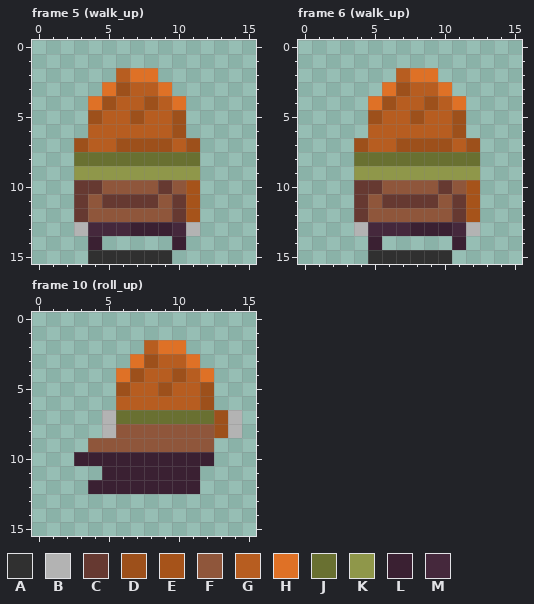
Two versions of one pixel-art file, code/Entities/Player/Art/player.aseprite. Above: the version before the commit.
16x16 pixels, 12 frames. Colours within 5 levels of each other are drawn and written as one. Shown: frame 5 (walk_up), frame 6 (walk_up), frame 10 (roll_up). The commit also changed other frames, which this record leaves out.
Palette (. is transparent): A #303030  B #b3b3b3  C #663931  D #9d501b  E #a6531a  F #8f563b  G #b75d20  H #df7126  J #697031  K #8f974a  L #3a2032  M #45283c
Pixels before, frame 5 (walk_up), first column x 3:
 2 ...GHH...
 3 ..HDGGH..
 4 .HDGGDGH.
 5 .DGGDGGD.
 6 .GGGGGGD.
 7 DGGDDDDGD
 8 JJJJJJJJJ
 9 KKKKKKKKK
10 CCFFFFCFE
11 CFCCCCFCE
12 CFFFFFFCE
13 BMMMLLLMB
14 .L.....L.
15 .AAAAAA..
Pixels before, frame 6 (walk_up), first column x 4:
 2 ...GHH...
 3 ..HDGGH..
 4 .HDGGDGH.
 5 .DGGDGGD.
 6 .GGGGGGD.
 7 DGGDDDDGD
 8 JJJJJJJJJ
 9 KKKKKKKKK
10 CCFFFFCFE
11 CFCCCCFCE
12 CFFFFFFCE
13 BMMMLLLMB
14 .L.....L.
15 .AAAAAA..
Pixels before, frame 10 (roll_up), first column x 3:
 2 .....GHH....
 3 ....HDGGH...
 4 ...HDGGDGH..
 5 ...DGGDGGD..
 6 ...GGGGGGD..
 7 ..BJJJJJJJDB
 8 ..BFFFFFFFDB
 9 .FFFFFFFFF..
10 LLLLLLLLLL..
11 ..LLLLLLL...
12 .LLLLLLLL...
And afterwards:
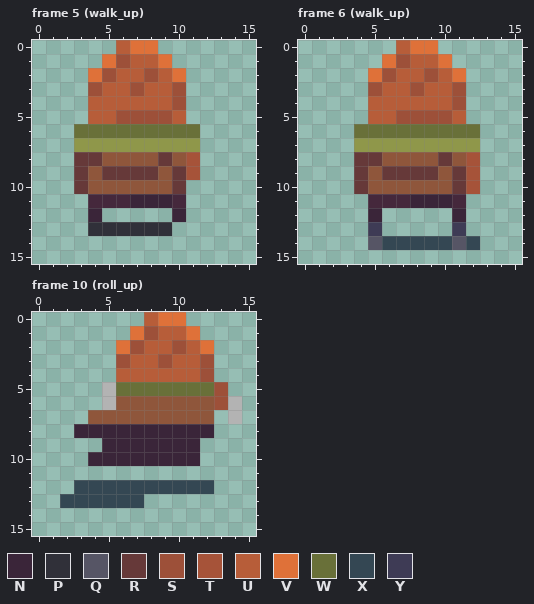
Colours new in this view: N #3a2539  P #303039  Q #565565  R #663939  S #9d5039  T #a65339  U #b75d39  V #df7139  W #697039  X #344753  Y #3e3b55
Commit message: Updated player art and started working on proto tilemap
The edit:
Changed rows in their new state; - is an unchanged pixel.
Frame 5 (walk_up):
first column x 3:
 0 ---UVV---
 1 --VSUUV--
 2 -VSUUSUV-
 3 -SUUSUUS-
 4 -UUUUUUS-
 5 -UUSSSSU-
 6 WWWWWWWWW
 7 KKKKKKKKK
 8 RRFFFFRFT
 9 RFRRRRFRT
10 RF----FR.
11 .MMMNNNM.
12 .N.....N.
13 .PPPPPP..
14 -.-----.-
15 -......--
Frame 6 (walk_up):
first column x 4:
 0 ---UVV---
 1 --VSUUV--
 2 -VSUUSUV-
 3 -SUUSUUS-
 4 -UUUUUUS-
 5 -UUSSSSU-
 6 WWWWWWWWW
 7 KKKKKKKKK
 8 RRFFFFRFT
 9 RFRRRRFRT
10 RF----FRT
11 .MMMNNNM.
12 .N.....N.
13 .Y.....Y.
14 -QXXXXXQX
15 -......--
Frame 10 (roll_up):
first column x 2:
 0 ------UVV----
 1 -----VSUUV---
 2 ----VSUUSUV--
 3 ----SUUSUUS--
 4 ----UUUUUUS--
 5 ---BWWWWWWWS-
 6 ---BFFFFFFFSB
 7 --FFFFFFFFF.-
 8 -NNNNNNNNNN..
 9 --.NNNNNNN.--
10 -.NNNNNNNN.--
11 ---.......---
12 -XXXXXXXXXX--
13 XXXXXX-------
Changed places in both pictures, as pixel boxes (x1, y1, x2, y2):
changed: (74, 40, 200, 264)
changed: (354, 40, 480, 264)
changed: (60, 312, 242, 508)
